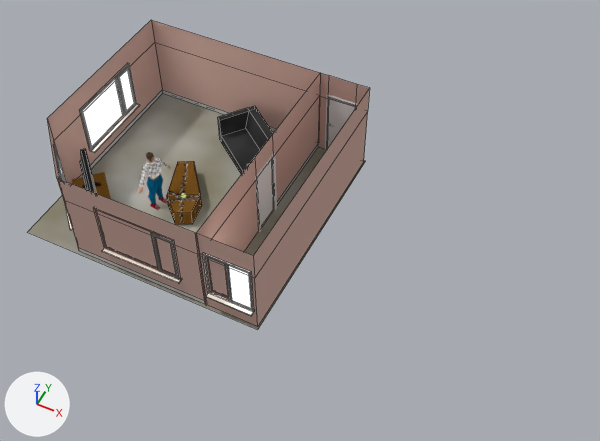
What one commit did to the Blender file MAG 2/PSX MAG 2.blend.
Both versions are drawn from a camera (50 mm lens) standing at (11.66, -14.0, 17.99) and looking at (4.85, -0.36, 0.95). Lighting does not change. The marker at lower left points along +X, +Y and +Z. Mesh edges are drawn as thin lines on the coarser meshes.

The scene before the commit, as lines of its bpy script (objects in view):
```python
me_door = bpy.data.meshes.new('Door')
me_door.from_pydata(...)  # a box spanning x -0.89..0.0, y 0.0..0.03, z -1.1..1.02
me_door.materials.append(mat_door_material)  # white #e7e7e7
me_plane = bpy.data.meshes.new('Plane')
me_plane.from_pydata(...)  # 4 vertices, 1 face; spans x -2.32..5.19, y -3.49..3.52, z 0.0
me_plane.materials.append(mat_carpet)
# before: 1 (5.19, -3.49, 0.0) at pixel (257, 329), 3 (5.19, 3.52, 0.0) at pixel (365, 160)
me_plane_001 = bpy.data.meshes.new('Plane.001')
me_plane_001.from_pydata(...)  # 30 vertices, 18 faces; spans x -2.21..3.59, y -3.43..3.44, z 0.0..2.91
# faces by material slot: [13, 5]
me_plane_001.materials.append(mat_wallpaper)  # beige #d0aca1
me_plane_001.materials.append(mat_trim)  # light grey #c8c8c8
me_plane_004 = bpy.data.meshes.new('Plane.004')
me_plane_004.from_pydata(...)  # 18 vertices, 9 faces; spans x 3.55..5.14, y -3.41..3.44, z 0.0..2.91
me_plane_004.materials.append(mat_wallpaper)  # beige #d0aca1
# before: 0 (5.14, 3.44, 0.0) at pixel (363, 161), 1 (5.14, -3.41, 0.0) at pixel (257, 326), 2 (5.14, 3.44, 2.91) at pixel (369, 87), 3 (5.14, -3.41, 2.91) at pixel (253, 255), 8 (5.14, 3.44, 2.05) at pixel (367, 111)
# before: 9 (5.14, -3.41, 2.05) at pixel (254, 278)
ob_door = bpy.data.objects.new('Door', me_door)
ob_door.parent = ob_doorframe
ob_door.location = (0.443, -0.0221, 1.103)
ob_ground = bpy.data.objects.new('Ground', me_plane)
ob_ground.location = (0.0, 0.0, 0.0)
ob_plane = bpy.data.objects.new('Plane', me_plane_004)
ob_plane.location = (0.0, 0.0, 0.0)
ob_walls = bpy.data.objects.new('Walls', me_plane_001)
ob_walls.location = (0.0, 0.0, 0.0)
# also in view: 'Couch' at (2.07, 1.98, 0.58); 'Window.001' at (1.63, -3.35, 1.41); 'Door.001' at (4.35, 3.44, 1.06); 'Window' at (4.38, -3.41, 1.41); 'John' at (0.45, -0.86, 1.0)
```
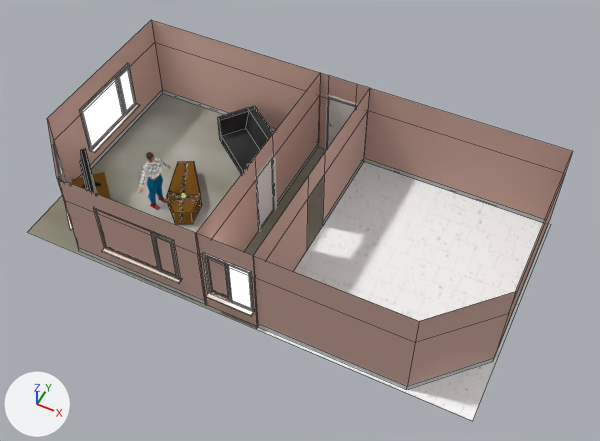
Edits to the bpy script that builds the scene:
```text
Add mat_floor_material:
    mat_floor_material = bpy.data.materials.new('Floor_material')
    # nodes: BsdfDiffuse, Mapping, OutputMaterial, TexBrick, TexCoord, TexNoise, TexVoronoi, ValToRGB
    # colours: grey #abaca8, white #ffffff, black #000000
Change me_plane:
    used by ob_ground; location = (0.0, 0.0, 0.0)
    verts and faces of me_plane; kept vertices keep their numbers, new ones are numbered from 4
    remove me_plane.from_pydata(...)  # 4 vertices, 1 face; spans x -2.32..5.19, y -3.49..3.52, z 0.0
    add me_plane.from_pydata(...)  # 6 vertices, 2 faces; spans x -2.32..11.02, y -3.49..3.52, z 0.0
    me_plane part 1
    add verts[1] = (5.14, -3.49, 0.0)  # moved, pixel (256, 329)
    add verts[3] = (5.14, 3.52, 0.0)  # moved
    add verts[4] = (11.02, -3.49, 0.0)  # pixel (472, 421)
    add verts[5] = (11.02, 3.52, 0.0)  # pixel (551, 224)
    add faces += [(1, 4, 5, 3)]  # mat_floor_material
    add me_plane.materials.append(mat_floor_material)
Change me_plane_004:
    where me_plane_004.from_pydata(...)  # 18 vertices, 9 faces; spans x 3.55..5.14, y -3.41..3.44, z 0.0..2.91
    used by ob_plane; location = (0.0, 0.0, 0.0)
    verts and faces of me_plane_004; kept vertices keep their numbers, new ones are numbered from 18
    me_plane_004 part 2
    add delete_faces([(2, 8, 9, 3), (0, 1, 9, 8)])
Add ob_walls_001:
    ob_walls_001 = bpy.data.objects.new('Walls.001', me_plane_001.copy())  # the mesh of ob_walls
    ob_walls_001.location = (8.73, 0.0, 0.0)
    ob_walls_001.scale = (-1.0, 1.0, 1.0)
```

Boxes (x1, y1, x2, y2) around the edits, measured in the pictures (600 x 441 px):
'Ground', reshaped (55% wider, 38% taller): before (28, 94, 366, 330); after (28, 94, 551, 421)
'Walls.001', added: after (253, 88, 573, 389)
    faces in mat_wallpaper (beige #d0aca1): (253, 88, 573, 386)
    faces in mat_trim (light grey #c8c8c8): (258, 159, 549, 389)
'Plane', reshaped: before (195, 73, 369, 327); after (195, 73, 369, 326)
part 2 of me_plane_004, deleted (brown): before (253, 90, 369, 326)
